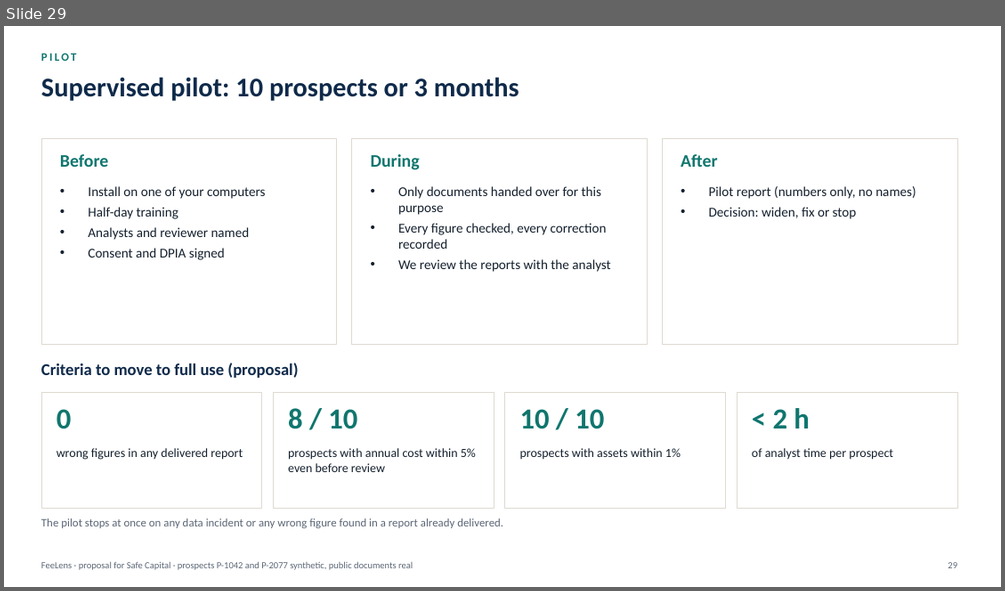
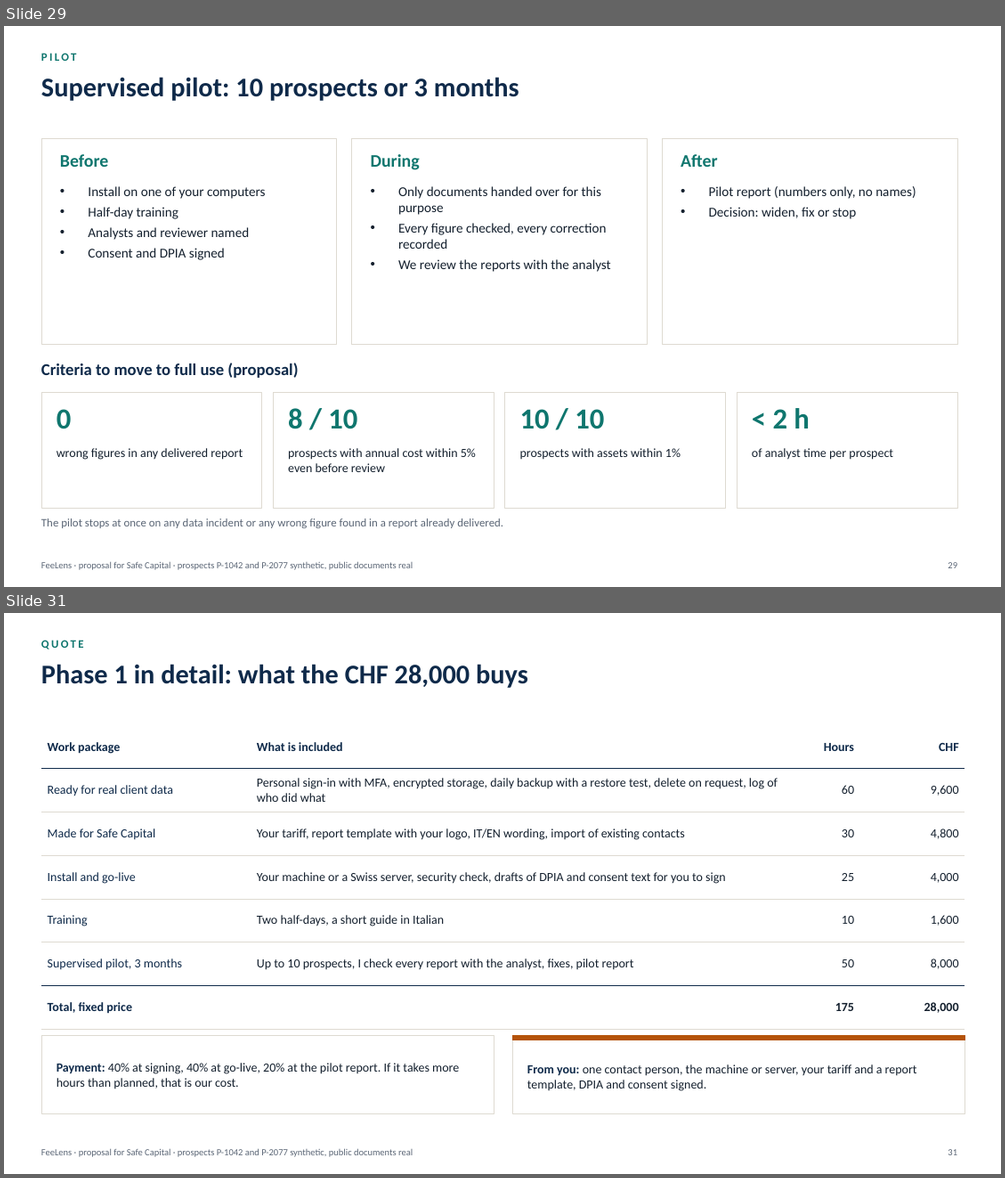
Before and after one commit to rossotti-alessandro/PortfolioCostEngine, a slide deck: slides/FeeLens_Proposal_EN.pptx. Shown one above the other, each under a label of ours: slide 29 before the commit, slides 29 and 31 after it; the slides between them are not shown. The pictures are 1005x591 and 1005x1178 pixels, drawn with LibreOffice and Linux fonts; fonts in the diff are those of the drawing. Boxes give left, top, right and bottom in pixels: in the first picture for what was removed or moved away, otherwise in the second. Text is boxed around its words. In the diff, an @@ line names an element or a change of style, - is before the commit and + after.

```diff
--- a/slides/FeeLens_Proposal_EN.pptx
+++ b/slides/FeeLens_Proposal_EN.pptx
@@ slide 31 added at (4, 613, 1001, 1174), background #FFFFFF; not listed: 1 template element that a slide beside it also shows @@
@@ text added at (41, 640, 84, 649), 11 pt, text #0F766E, bold @@
+QUOTE
@@ text added at (41, 664, 528, 688), 26 pt, text #0F2A4A, bold @@
+Phase 1 in detail: what the CHF 28,000 buys
@@ table added at (41, 725, 965, 1017), 7 rows, 4 columns @@
+Work package | What is included | Hours | CHF
+Ready for real client data | Personal sign-in with MFA, encrypted storage, daily backup with a restore test, delete on request, log of who did what | 60 | 9,600
+Made for Safe Capital | Your tariff, report template with your logo, IT/EN wording, import of existing contacts | 30 | 4,800
+Install and go-live | Your machine or a Swiss server, security check, drafts of DPIA and consent text for you to sign | 25 | 4,000
+Training | Two half-days, a short guide in Italian | 10 | 1,600
+Supervised pilot, 3 months | Up to 10 prospects, I check every report with the analyst, fixes, pilot report | 50 | 8,000
+Total, fixed price |  | 175 | 28,000
@@ rectangle added at (41, 1036, 494, 1114), fill #FFFFFF, outline #DEDAD1 0.75 pt @@
@@ rectangle added at (512, 1036, 965, 1114), fill #FFFFFF, outline #DEDAD1 0.75 pt @@
@@ rectangle added at (512, 1036, 965, 1040), fill #B45309, outline #B45309 1 pt @@
@@ text added at (57, 1062, 459, 1089), 12 pt, text #14202E @@
+Payment: 40% at signing, 40% at go-live, 20% at the pilot report. If it takes more hours than planned, that is our cost.
@@ text added at (527, 1064, 917, 1091), 12 pt, text #14202E @@
+From you: one contact person, the machine or server, your tariff and a report template, DPIA and consent signed.
@@ page number added at (947, 1149, 957, 1155), 9 pt, text #5B6676 @@
+31
```
Also in this commit, not shown: 5 slides changed, 3 other slides added, 1 slide removed, 28 other files.
